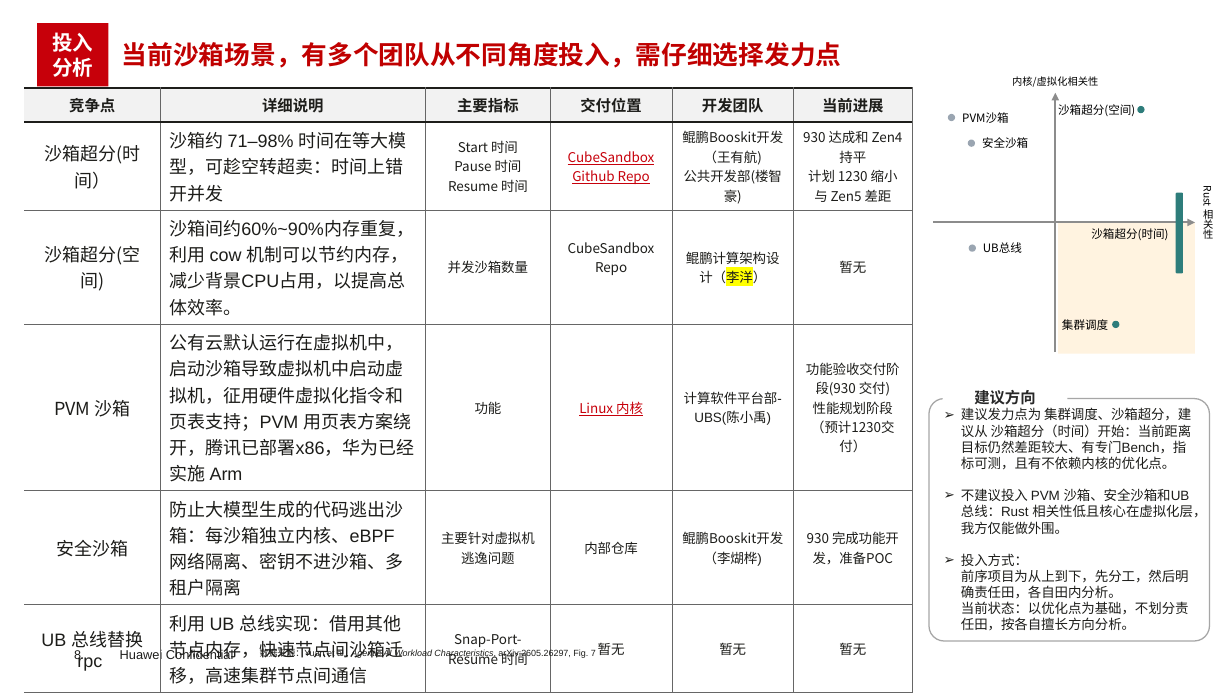
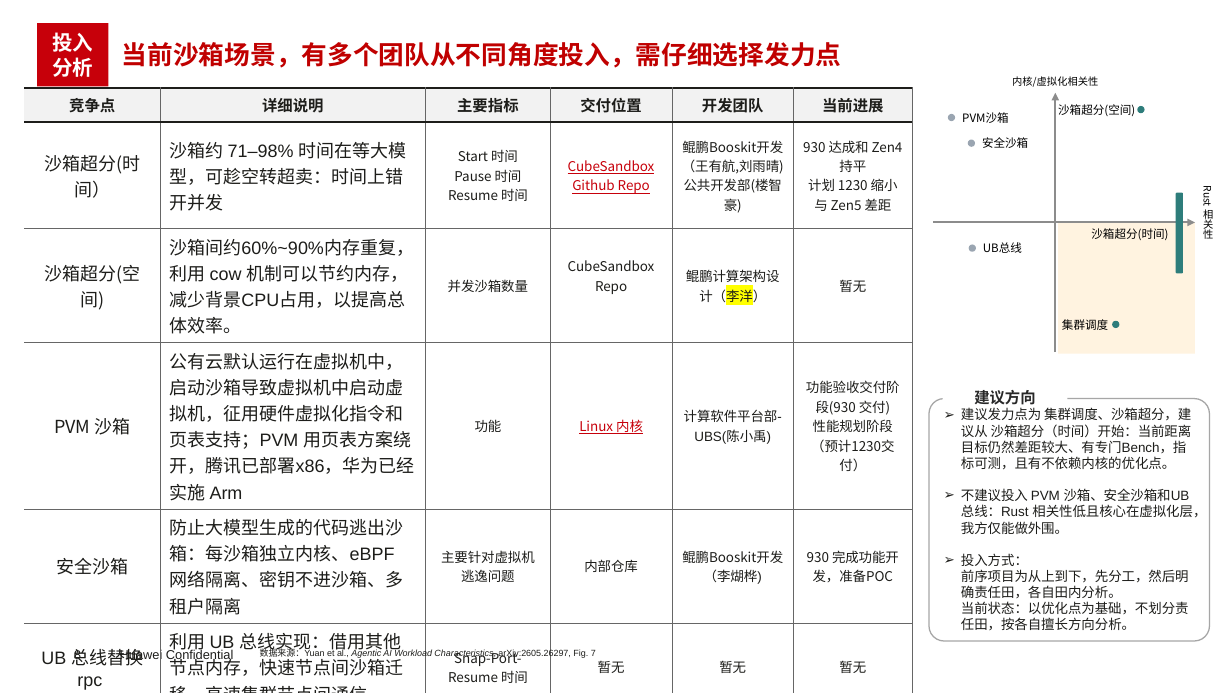
Before and after one commit to sui-zhiyuan/mindvault, a slide deck: slide 8 of slides/Rust_planning.pptx. Drawn at 1232x693 pixels with LibreOffice and Linux fonts; fonts in the diff are those of the drawing; background and template pictures are left out. Boxes give left, top, right and bottom in pixels: in the first picture for what was removed or moved away, otherwise in the second. Text is boxed around its words. In the diff, an @@ line names an element or a change of style, - is before the commit and + after.

```diff
--- a/slides/Rust_planning.pptx
+++ b/slides/Rust_planning.pptx
@@ table at <box>24,88,912,693</box> @@
-row 2, column 5: 鲲鹏Booskit开发（王有航) / 公共开发部(楼智豪)
+row 2, column 5: 鲲鹏Booskit开发（王有航,刘雨晴) / 公共开发部(楼智豪)
```
Also in this commit, not shown: 1 other file.
